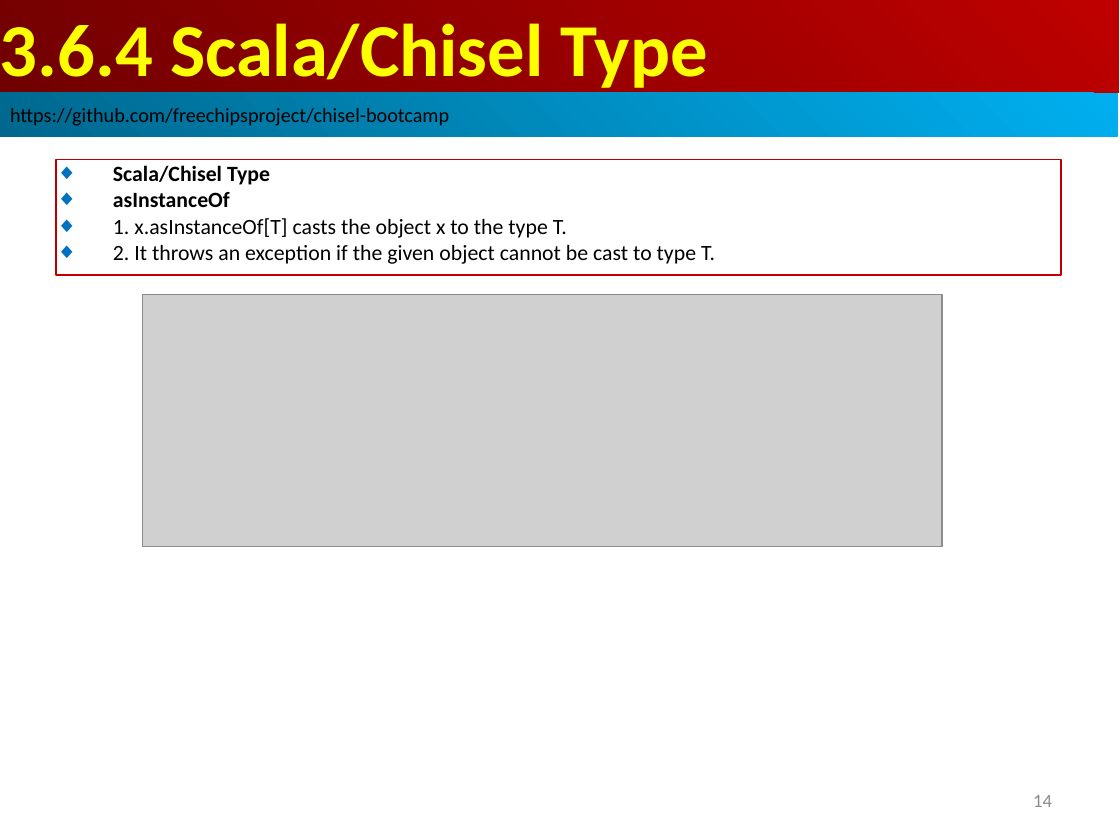
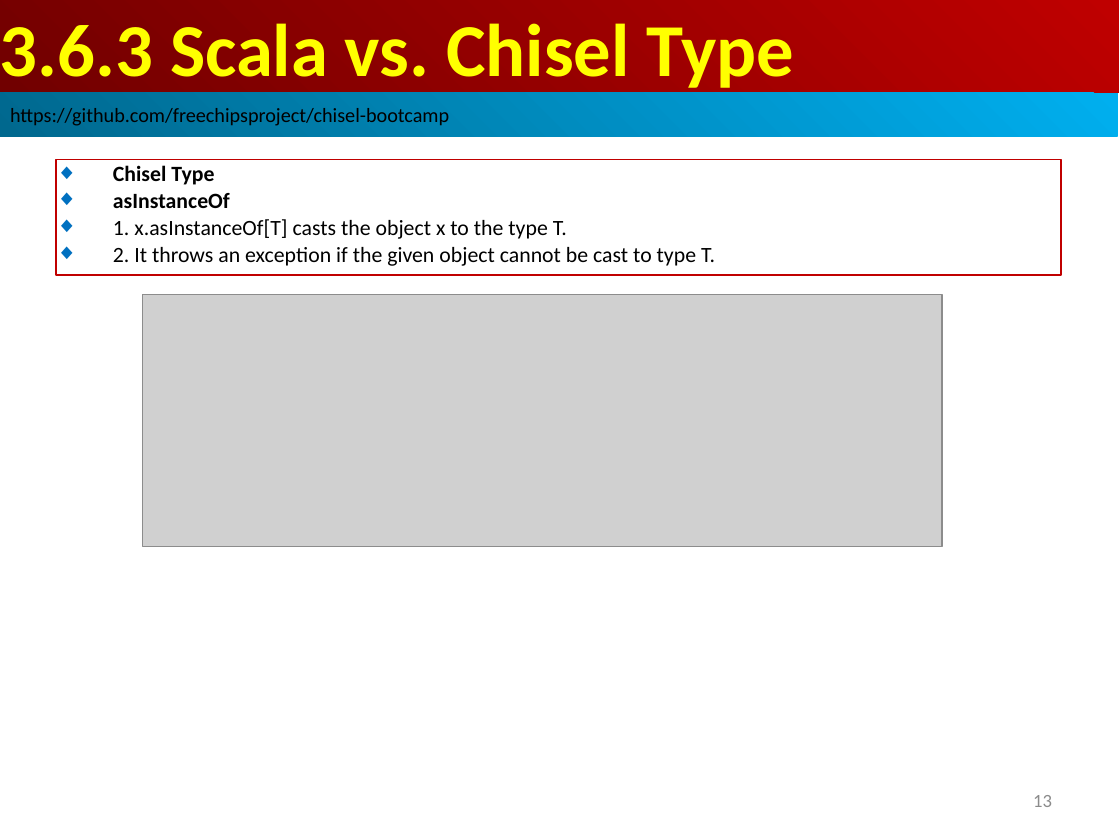
Before and after one commit to peterhchen/AIU_CS800_Chisel, a slide deck: slide 13 of 300_UCB_BC/003.6_Type/000_Video/003.6_Type.ppt (slide 14 before the commit). Drawn at 1120x840 pixels with LibreOffice and Linux fonts; fonts in the diff are those of the drawing; grey boxes stand for pictures. Boxes give left, top, right and bottom in pixels: in the first picture for what was removed or moved away, otherwise in the second. Text is boxed around its words. In the diff, an @@ line names an element or a change of style, - is before the commit and + after.

```diff
--- a/300_UCB_BC/003.6_Type/000_Video/003.6_Type.ppt
+++ b/300_UCB_BC/003.6_Type/000_Video/003.6_Type.ppt
@@ text in rectangle at box(0, 23, 795, 93): text changed @@
-3.6.4 Scala/Chisel Type
+3.6.3 Scala vs. Chisel Type
@@ text in rectangle at box(113, 165, 214, 185): text changed @@
-◆ Scala/Chisel Type
+◆ Chisel Type
@@ page number at box(1033, 795, 1052, 807): text changed @@
-14
+13
```
Also in this commit, not shown: 20 other slides changed, 26 slides added.
